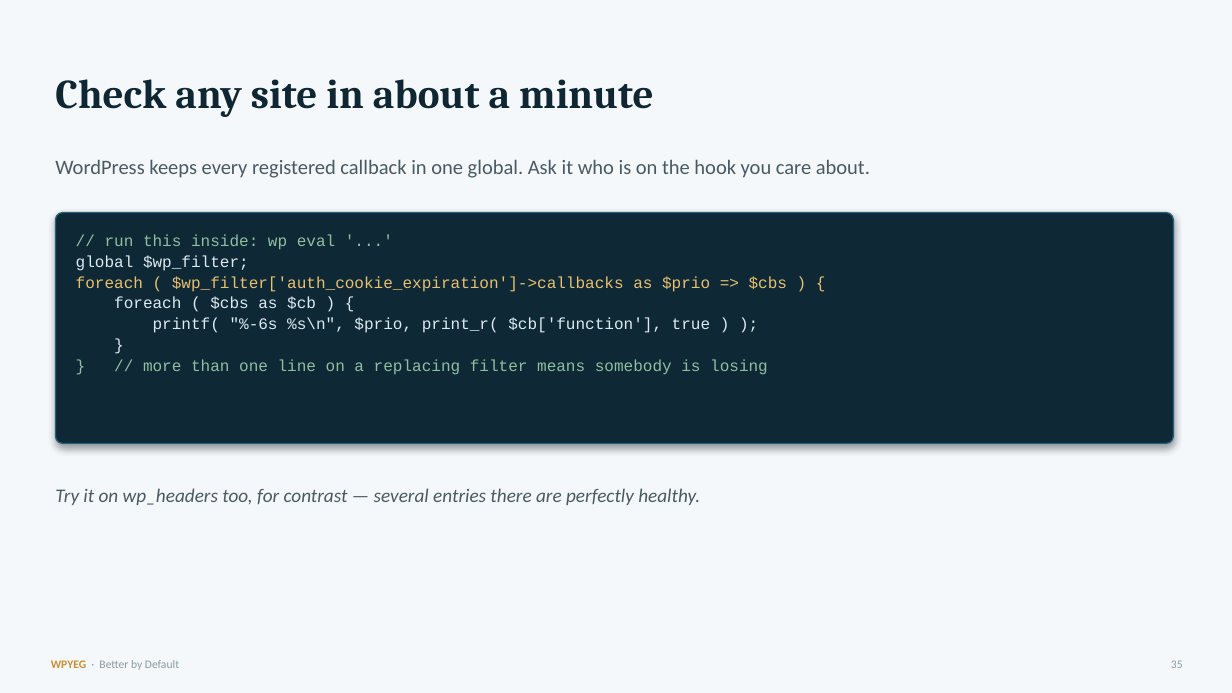
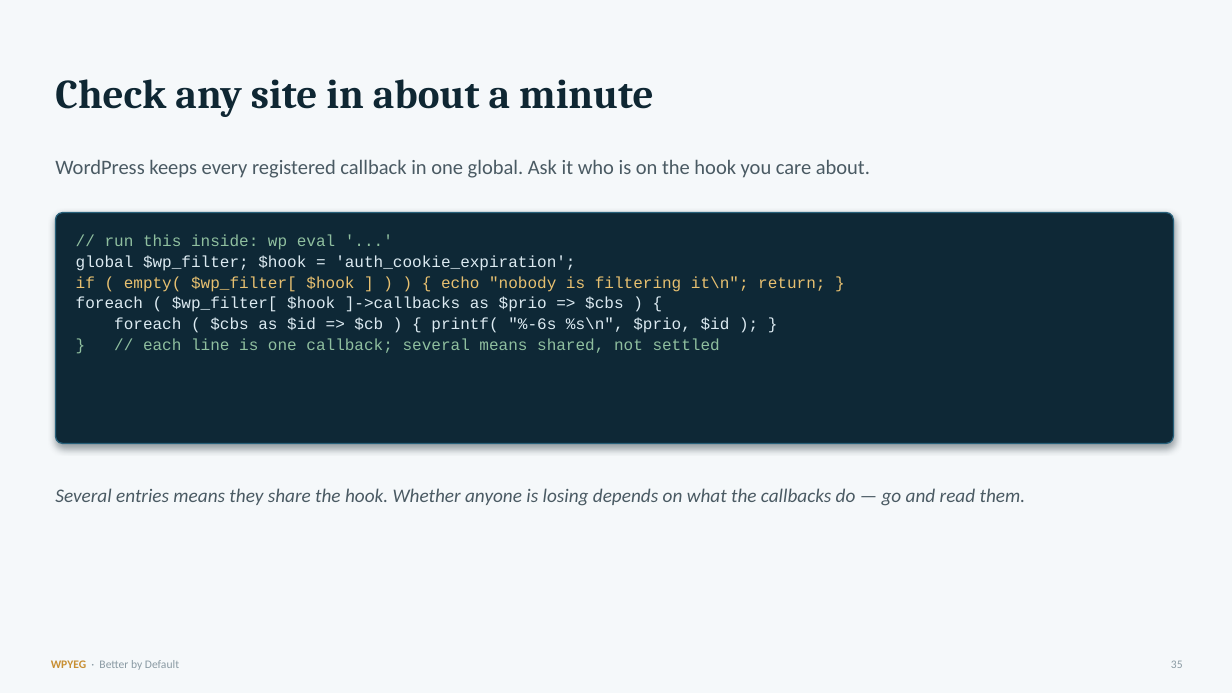
Before and after one commit to WPYEG/Better-by-Default, a slide deck: slide 38 of workshop/Better-by-Default.pptx. Drawn at 1232x693 pixels with LibreOffice and Linux fonts; fonts in the diff are those of the drawing. Boxes give left, top, right and bottom in pixels: in the first picture for what was removed or moved away, otherwise in the second. Text is boxed around its words. In the diff, an @@ line names an element or a change of style, - is before the commit and + after.

Commit message:
fix(workshop): stop the demo failing on the plugin it demonstrates
Three findings from a retrospective review of #76. Two of them are the
deck telling attendees something untrue.

The check-a-site snippet dereferenced $wp_filter['auth_cookie_expiration']
without checking the hook exists — and this plugin deliberately does not
register that filter while the lengths are still WordPress's own, which
is a fix described earlier in the same deck. So on a clean workshop
install the example errored against the very plugin it was demonstrating.
It guards for the empty case now, which is also the more instructive
output: nobody is filtering it.

"More than one line means somebody is losing" was wrong twice over. A
callback can pass its input through or act only under a condition that is
not met today, so several entries means the hook is shared rather than
settled; and print_r() renders an array callback across several lines, so
the count was not even a count. It prints one callback id per line and
says what the number does and does not tell you.

The closing slide concluded categorically that defaults plugins are
alternatives, directly after a slide explaining that additive callbacks
coexist. Two plugins with settings that do not overlap are simply two
plugins. It is scoped to a contested replacing filter now, and asks for
the overlap to be confirmed before anything is deactivated. That claim
came from this repository's own prose, so the overstatement predates the
deck; putting it on a slide is what made it advice.

The slide-count guard is documented rather than strengthened. Comparing
headings was tried: the two sources deliberately title the same slide
differently, and normalised matching reconciles 34 of 42. The real fix is
a per-slide identifier in both sources, which changes how the deck is
authored — recorded in the test as what it does not catch.

Deck and 41-page handout rebuilt.

```diff
--- a/workshop/Better-by-Default.pptx
+++ b/workshop/Better-by-Default.pptx
@@ text at (76,255,825,353): text changed @@
-global $wp_filter;
-foreach ( $wp_filter['auth_cookie_expiration']->callbacks as $prio => $cbs ) {
-foreach ( $cbs as $cb ) {
-printf( "%-6s %s\n", $prio, print_r( $cb['function'], true ) );
-}
-} // more than one line on a replacing filter means somebody is losing
+global $wp_filter; $hook = 'auth_cookie_expiration';
+if ( empty( $wp_filter[ $hook ] ) ) { echo "nobody is filtering it\n"; return; }
+foreach ( $wp_filter[ $hook ]->callbacks as $prio => $cbs ) {
+foreach ( $cbs as $id => $cb ) { printf( "%-6s %s\n", $prio, $id ); }
+} // each line is one callback; several means shared, not settled
@@ text at (55,488,1026,506): text changed @@
-Try it on wp_headers too, for contrast — several entries there are perfectly healthy.
+Several entries means they share the hook. Whether anyone is losing depends on what the callbacks do — go and read them.
```
Also in this commit, not shown: 1 other slide changed, 6 other files.
